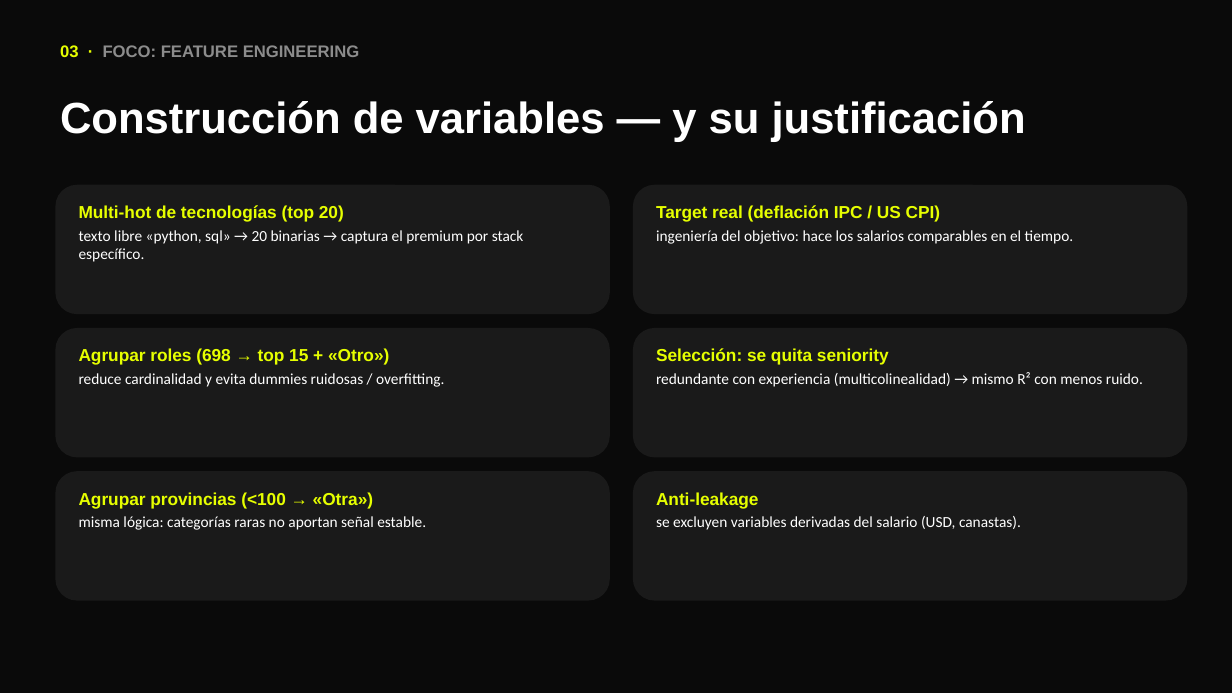
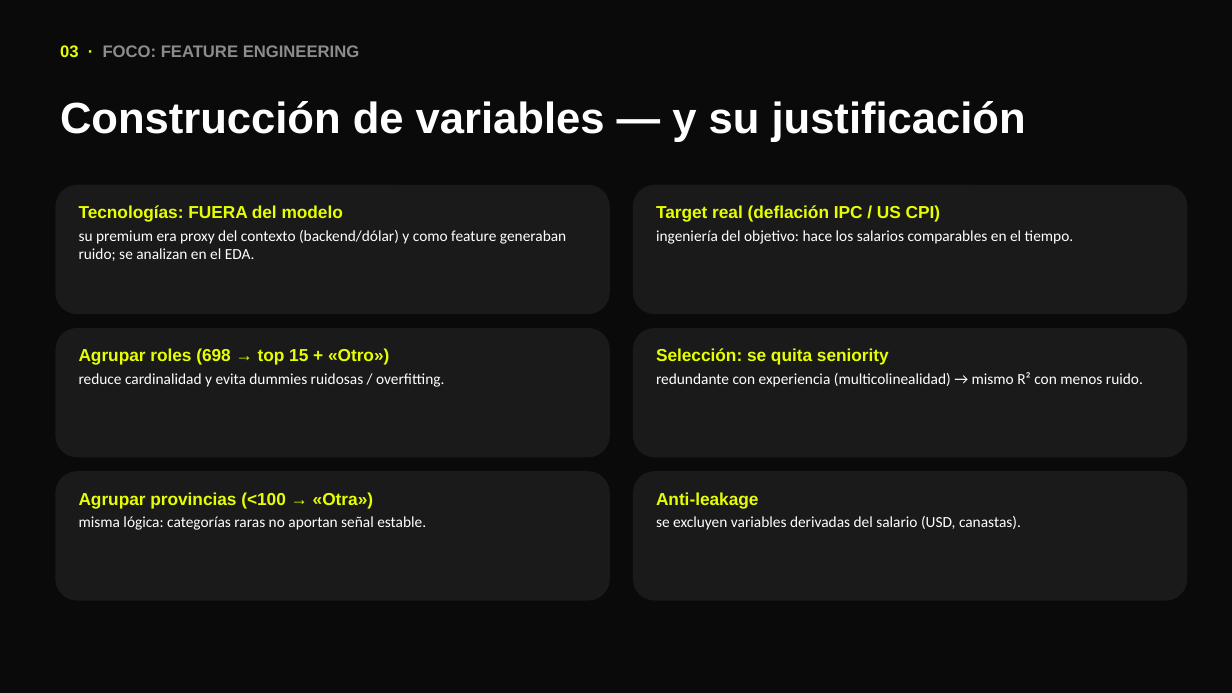
Before and after one commit to fbmassi/tpo-sueldos, a slide deck: slide 9 of presentacion/defensa_oral.pptx. Drawn at 1232x693 pixels with LibreOffice and Linux fonts; fonts in the diff are those of the drawing. Boxes give left, top, right and bottom in pixels: in the first picture for what was removed or moved away, otherwise in the second. Text is boxed around its words. In the diff, an @@ line names an element or a change of style, - is before the commit and + after.

```diff
--- a/presentacion/defensa_oral.pptx
+++ b/presentacion/defensa_oral.pptx
@@ text at <box>79,205,566,261</box>: text changed @@
-Multi-hot de tecnologías (top 20)
-texto libre «python, sql» → 20 binarias → captura el premium por stack específico.
+Tecnologías: FUERA del modelo
+su premium era proxy del contexto (backend/dólar) y como feature generaban ruido; se analizan en el EDA.
```
Also in this commit, not shown: 3 other slides changed, 15 other files.
